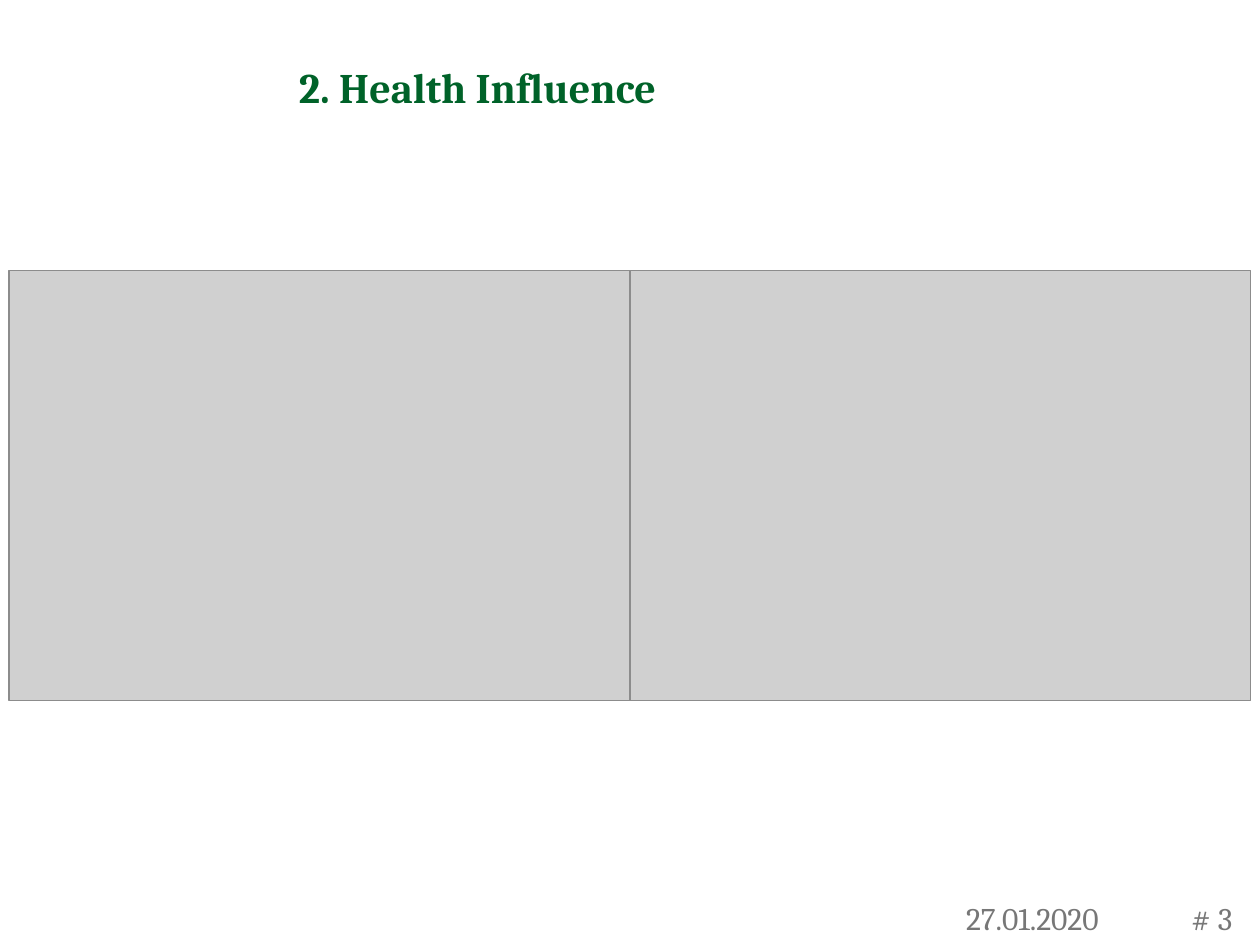
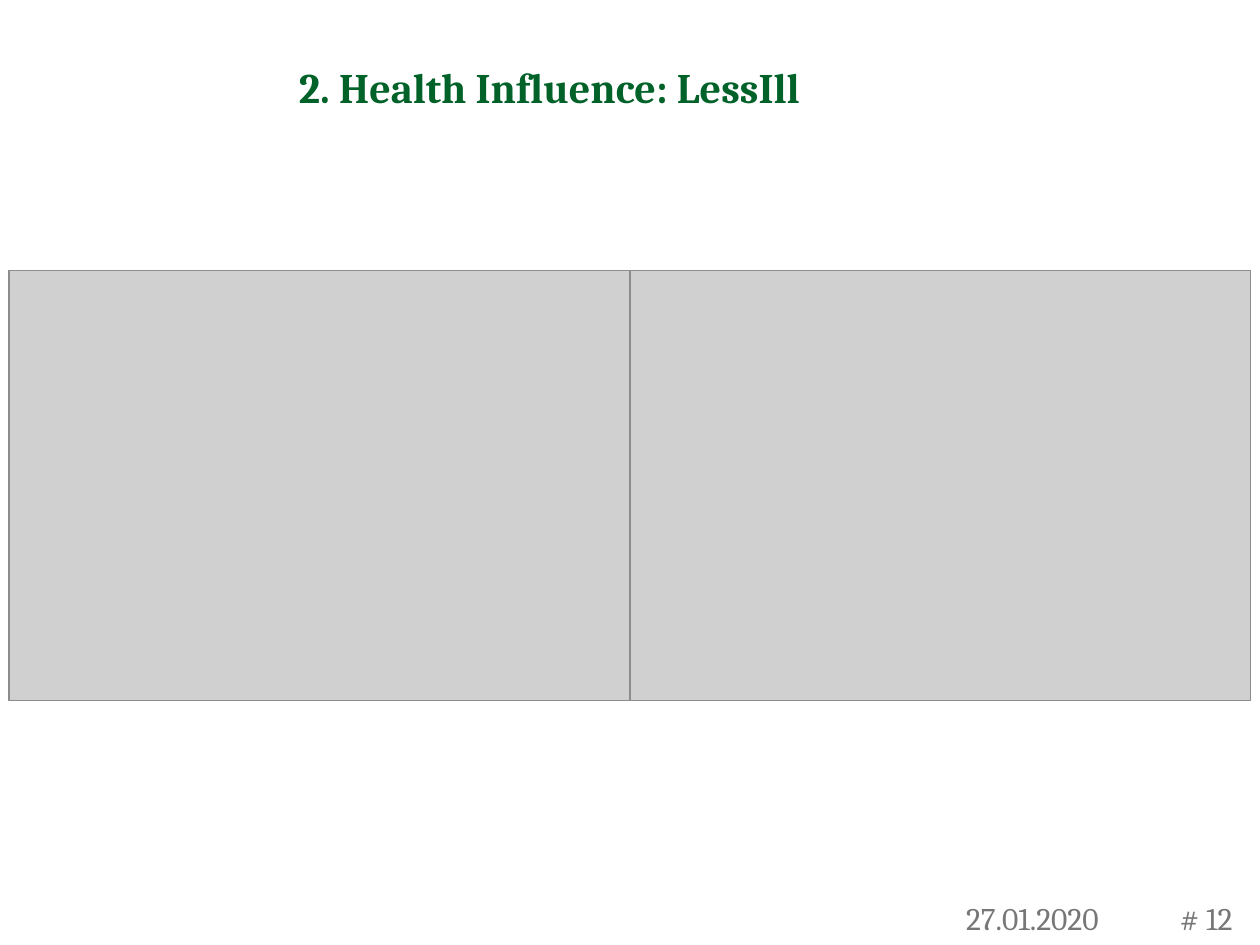
Before and after one commit to RafaelSchuetz/Pareto, a slide deck: slide 12 of CHILDREN/Zwischenkolloquien/2. Zwischentreffen Präsentation.pptx (slide 3 before the commit). Drawn at 1260x945 pixels with LibreOffice and Linux fonts; fonts in the diff are those of the drawing; grey boxes stand for pictures; background and template pictures are left out. Boxes give left, top, right and bottom in pixels: in the first picture for what was removed or moved away, otherwise in the second. Text is boxed around its words. In the diff, an @@ line names an element or a change of style, - is before the commit and + after.

```diff
--- a/CHILDREN/Zwischenkolloquien/2. Zwischentreffen Präsentation.pptx
+++ b/CHILDREN/Zwischenkolloquien/2. Zwischentreffen Präsentation.pptx
@@ title at (299, 73, 800, 104): text changed @@
-2. Health Influence
+2. Health Influence: LessIll
@@ page number at (1206, 909, 1232, 930): text changed @@
-# 3
+# 12
```
Also in this commit, not shown: 5 other slides changed, 14 slides added, 2 slides removed, 11 other files.
